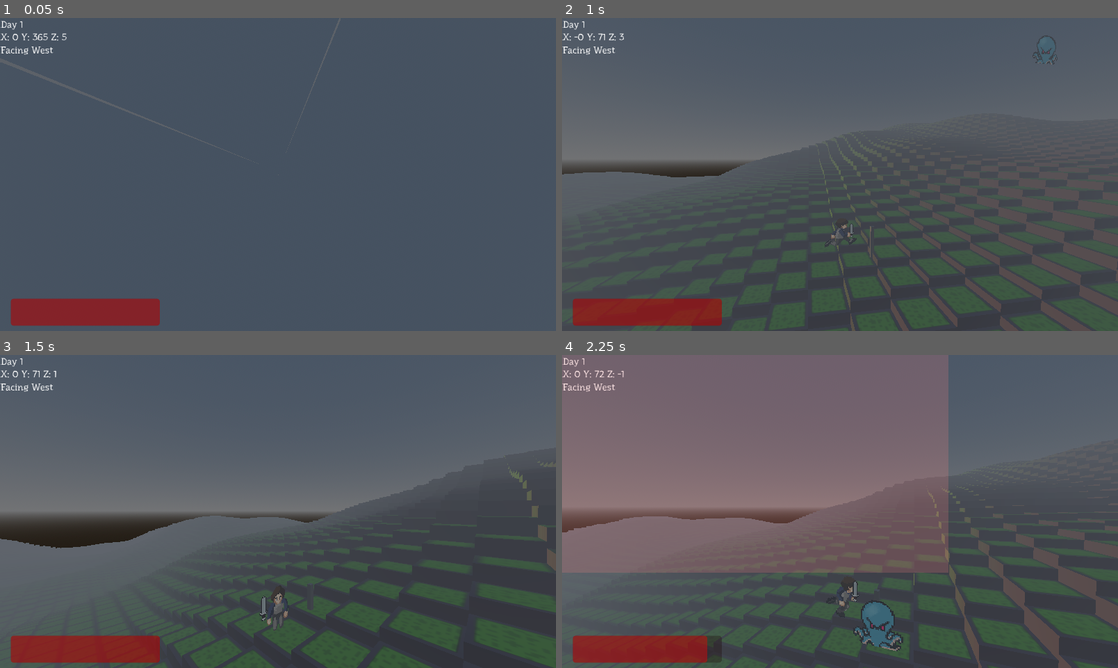
Above: before the commit, frames 1-4 (two rows, left to right).
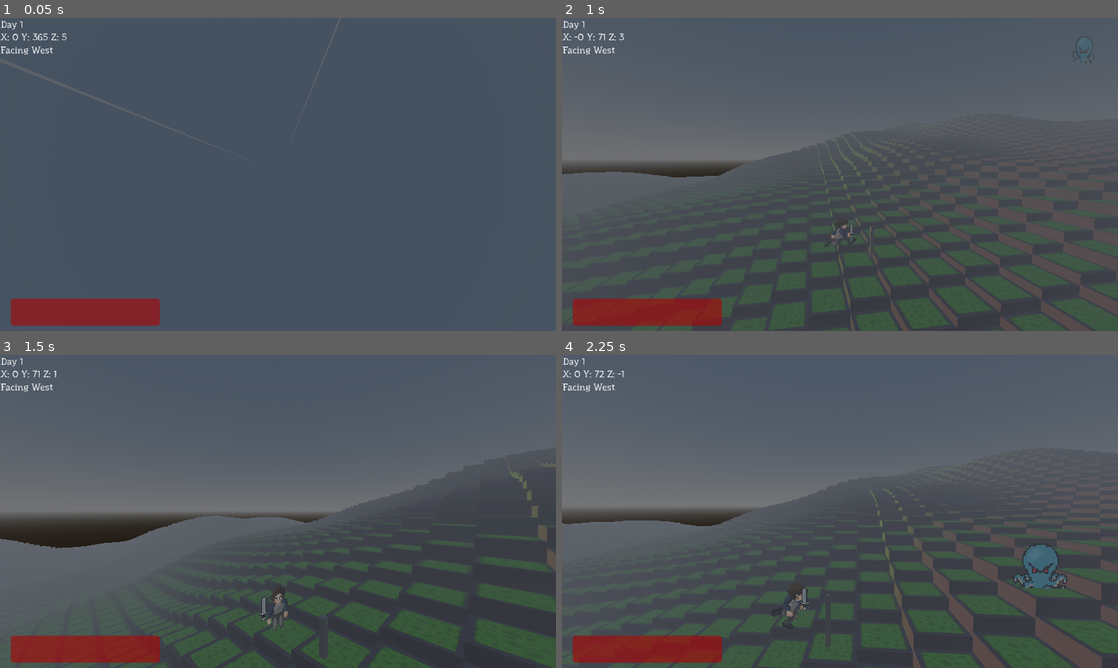
Above: after the commit, the same moments.

Repository: AkivaNugent/CSI-280_PROJECT-OCTOPUS
Game: Godot game, scene res://node_3d.tscn
The game is run twice, just before and just after one commit, with the same random seed, the same clock (stepped at 60 frames per second) and the same inputs. This scene is started directly instead of the project's main scene.
Inputs (mouse positions are in pixels of both pictures, inside the frame that each line leads up to):
- Up to frame 1 (0.05 s): no input
- Up to frame 2 (1 s): tap Enter (ui_accept) at 0.5, 0.77 s; move the mouse to (962, 158) at 0.52 s; hold D (right) from 0.53 s (still down); hold Shift (sprint) from 0.53 s (still down); click (962, 158) at 0.67 s
- Up to frame 3 (1.5 s): move the mouse to (166, 527) at 1.27 s; release D (right) at 1.28 s; release Shift (sprint) at 1.28 s; hold S (down) from 1.28 s (still down); tap Q at 1.35 s
- Up to frame 4 (2.25 s): tap Enter (ui_accept) at 1.52 s; move the mouse to (895, 442) at 2.02 s; release S (down) at 2.03 s; hold D (right) from 2.03 s (still down); hold E from 2.03 s (still down)

Frame 1 is identical in both runs. In frame 2, 0.1% of the frame differs, in the area x 84-96%, y 5-15%; in frame 3, 0.1%; in frame 4, 59%, in the area x 0-100%, y 0-100%.

Commit message:
Raycast now in correct position based on player velocity

Diff:
--- a/project_octopus/node_3d.tscn
+++ b/project_octopus/node_3d.tscn
@@ -598,7 +598,6 @@
 transform = Transform3D(-1.31134e-07, 0, 3, 0, 3, 0, -3, 0, -1.31134e-07, -5.98473e-08, 362.935, -5.94867)
 max_health = 100
 damage = 10
-speed = 2.0
 
 [node name="Control" type="Control" parent="."]
 layout_mode = 3
--- a/project_octopus/player.gd
+++ b/project_octopus/player.gd
@@ -206,7 +206,17 @@
 		$Weapon.rotation.z = abs($Weapon.rotation.z)
 
 	# Put the StairsAheadRayCast (for step up) actually in front of the player
-	$StairsAheadRayCast3D.position = velocity.normalized().cross(Vector3(0,1,0))
+	# First, establish which direction relative to the player is worldspace positive X using their rotation
+	var positiveX = Vector3(cos(deg_to_rad(rotation_degrees.y)),0,sin(deg_to_rad(rotation_degrees.y)))
+	# Then, find the direction of movement in worldspace
+	var norm = velocity.normalized()
+	# Use the positiveX vector to figure out what that velocity looks like relative to the player
+	# Basically: if positive X is in the player's X axis, then map X to X and Z to Z, then consider the sign of positiveX.
+	# If positive X is in the Z axis relative to the player, swap the variables before considering the sign
+	if int(positiveX.x) != 0:
+		$StairsAheadRayCast3D.position = Vector3(norm.x * positiveX.x, 0, norm.z * positiveX.x)
+	else:
+		$StairsAheadRayCast3D.position = Vector3(-norm.z * positiveX.z, 0, norm.x * positiveX.z)
 
 	if not _step_up(delta):
 		move_and_slide()
